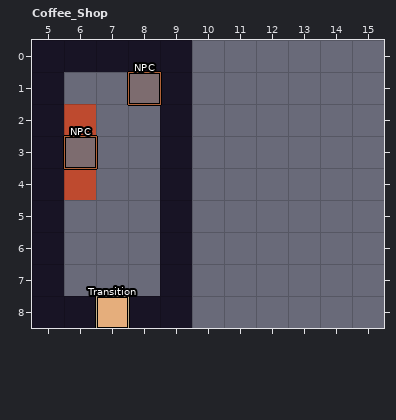
LDtk project, stored at maps.ldtk. The picture above was drawn from the file before the commit.
Cells are 16x16 px. Shown: Coffee_Shop x 5..15, y 0..8. The commit also changed other parts of the map, which this record leaves out.
The result:
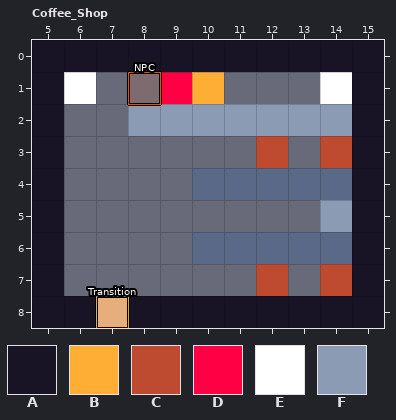
Key: from "Tiles": A 2 "wall", B 8 "treasure", C 13 "table", D 20 "mailbox", E 22 "streetlight", F 24 "cornice".
_ is an empty cell, . an unchanged one.
Objects are placed by their top-left corner, in cells (3,4 is the top-left corner of cell 3,4); size is 1x1 cell unless given.
Edits made:
--- layer "Tiles"
@@ x 6..15 @@
-0 ....______
-1 _..A_...__
-2 C._A______
-3 ...A.._.__
-4 C..A....._
-5 ...A....__
-6 ...A....._
-7 ...A.._.__
-8 ....______
+0 ....AAAAAA
+1 E..DB...EA
+2 _.FFFFFFFA
+3 ..._..C.CA
+4 _.._.....A
+5 ..._....FA
+6 ..._.....A
+7 ..._..C.CA
+8 ....AAAAAA
--- layer "Entities"
-"NPC" rectangle at 6,3
